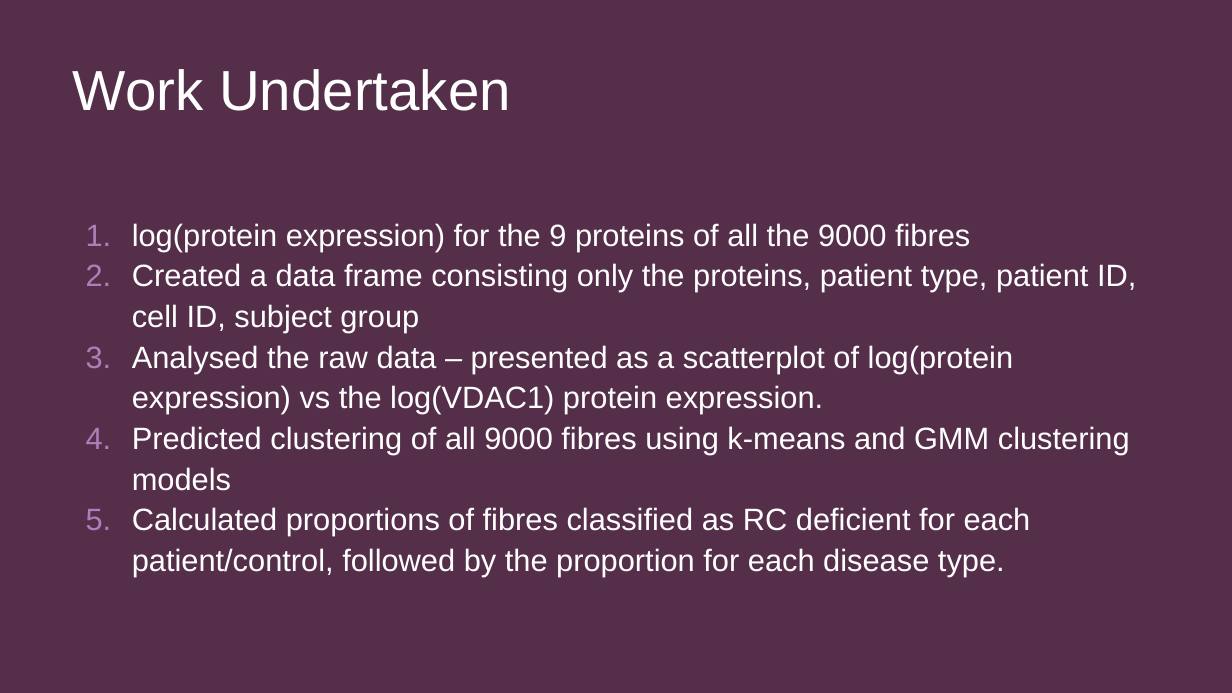
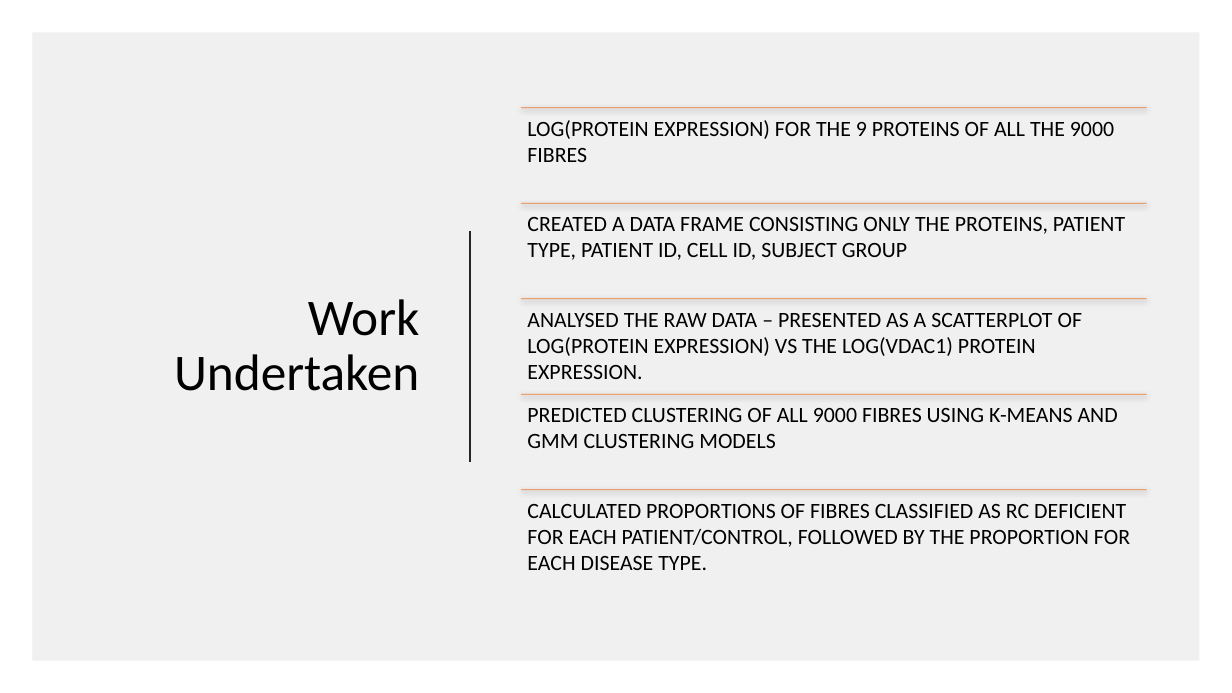
Before and after one commit to FNgongo/Classification_of_fibres_from_the_mitochondrial_disease_dataset_using_clustering_techniques, a slide deck: slide 4 of Dissertation27:Aug/Presentation Diss.pptx. Drawn at 1232x693 pixels with LibreOffice and Linux fonts; fonts in the diff are those of the drawing; background and template pictures are left out. Boxes give left, top, right and bottom in pixels: in the first picture for what was removed or moved away, otherwise in the second. Text is boxed around its words. In the diff, an @@ line names an element or a change of style, - is before the commit and + after.

```diff
--- a/Dissertation27:Aug/Presentation Diss.pptx
+++ b/Dissertation27:Aug/Presentation Diss.pptx
@@ background #3B2134 to picture (left out) @@
@@ rectangle removed at [0, 0, 1232, 693] @@
@@ rectangle added at [32, 32, 1200, 661], fill #E7E6E6 at 60% opacity @@
@@ title "Work Undertaken": place and size @@
-title "Work Undertaken" at [73, 69, 511, 111]
+title "Work Undertaken" at [174, 299, 420, 391]
@@ title "Work Undertaken" at [174, 299, 420, 391]: size 44 to 40 pt, font Arial to Calibri, text colour #FFFFFF to #000000; alignment left to right; line spacing 0.88 to 0.9; vertical alignment top to middle @@
@@ text removed at [132, 223, 1136, 577] @@
-1. log(protein expression) for the 9 proteins of all the 9000 fibres
-2. Created a data frame consisting only the proteins, patient type, patient ID, cell ID, subject group
-3. Analysed the raw data – presented as a scatterplot of log(protein expression) vs the log(VDAC1) protein expression.
-4. Predicted clustering of all 9000 fibres using k-means and GMM clustering models
-5. Calculated proportions of fibres classified as RC deficient for each patient/control, followed by the proportion for each disease type.
@@ line added from (470, 231) to (470, 462), #262626 1.5 pt @@
@@ group added at [521, 108, 1147, 570]: 5 lines, 5 texts @@
+LOG(PROTEIN EXPRESSION) FOR THE 9 PROTEINS OF ALL THE 9000 FIBRES
+CREATED A DATA FRAME CONSISTING ONLY THE PROTEINS, PATIENT TYPE, PATIENT ID, CELL ID, SUBJECT GROUP
+ANALYSED THE RAW DATA – PRESENTED AS A SCATTERPLOT OF LOG(PROTEIN EXPRESSION) VS THE LOG(VDAC1) PROTEIN EXPRESSION.
+PREDICTED CLUSTERING OF ALL 9000 FIBRES USING K-MEANS AND GMM CLUSTERING MODELS
+CALCULATED PROPORTIONS OF FIBRES CLASSIFIED AS RC DEFICIENT FOR EACH PATIENT/CONTROL, FOLLOWED BY THE PROPORTION FOR EACH DISEASE TYPE.
```
Also in this commit, not shown: 7 other slides changed, 1 slide added, 1 other file.
